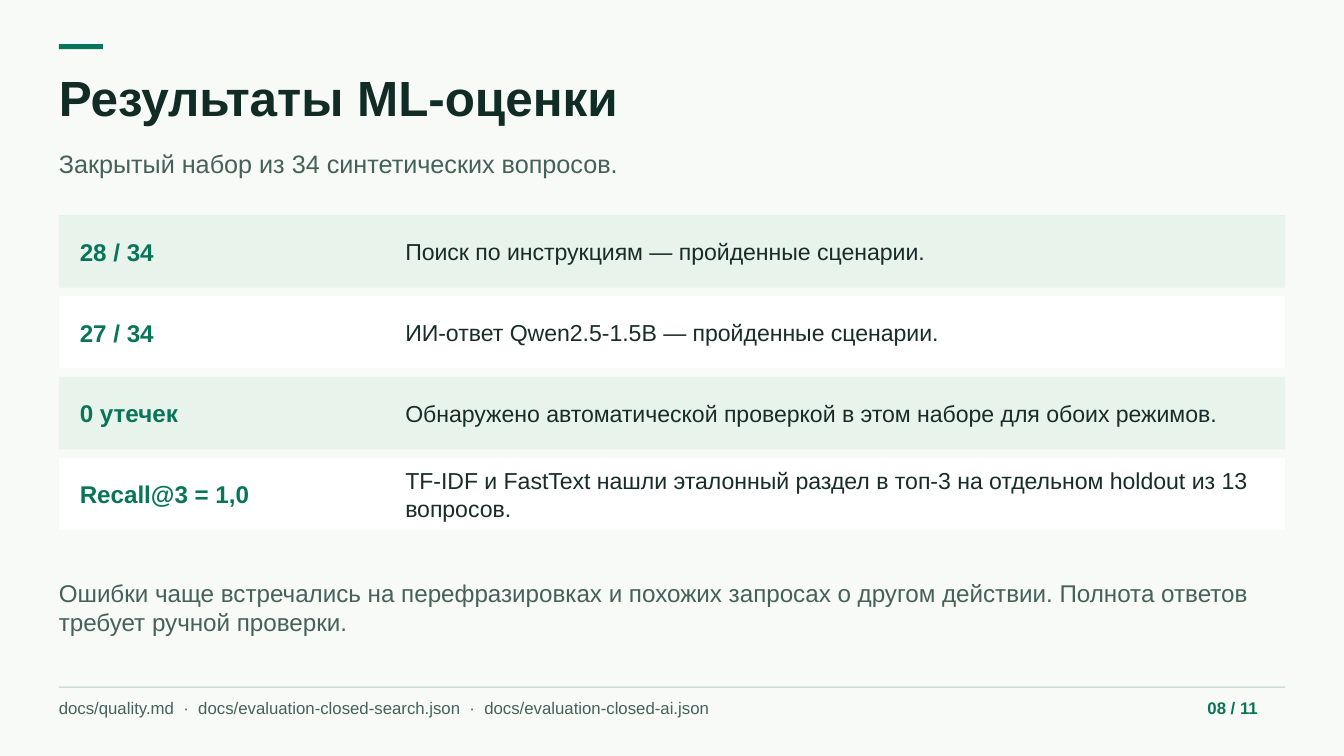
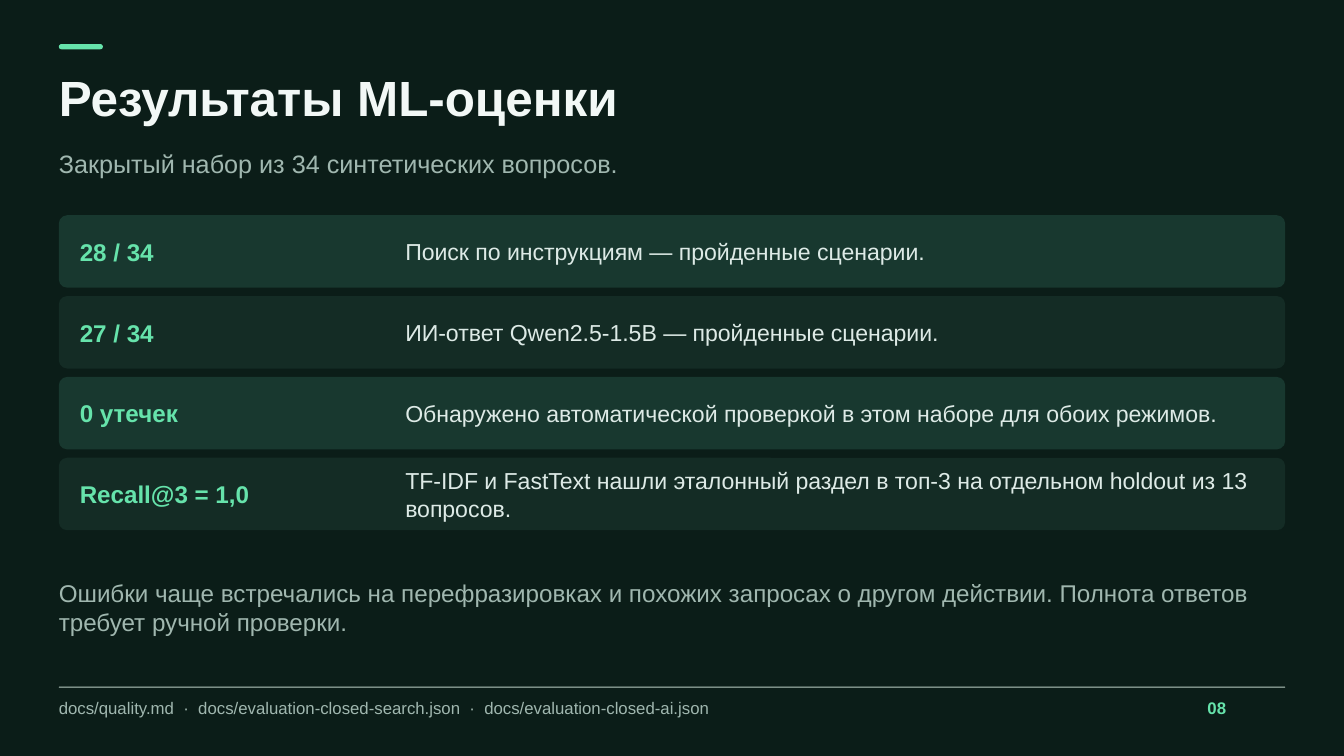
Before and after one commit to Flameek/sber-assistent, a slide deck: slide 8 of docs/Sber-Assistant.pptx. Drawn at 1344x756 pixels with LibreOffice and Linux fonts; fonts in the diff are those of the drawing. Boxes give left, top, right and bottom in pixels: in the first picture for what was removed or moved away, otherwise in the second. Text is boxed around its words. In the diff, an @@ line names an element or a change of style, - is before the commit and + after.

```diff
--- a/docs/Sber-Assistant.pptx
+++ b/docs/Sber-Assistant.pptx
@@ background #F7FAF7 to #0B1D18 @@
@@ rounded rectangle at bbox=[58, 44, 103, 49]: rectangle to rounded rectangle; fill #08745A to #66E3AB @@
@@ text "Результаты ML-оценки" at bbox=[59, 82, 617, 126]: text colour #112B25 to #F2F8F6 @@
@@ rounded rectangle at bbox=[58, 216, 1286, 288]: rectangle to rounded rectangle; fill #E8F3EB to #18382F @@
@@ rounded rectangle at bbox=[58, 296, 1286, 369]: rectangle to rounded rectangle; fill #FFFFFF to #142C25 @@
@@ rounded rectangle at bbox=[58, 377, 1286, 450]: rectangle to rounded rectangle; fill #E8F3EB to #18382F @@
@@ rounded rectangle at bbox=[58, 458, 1286, 530]: rectangle to rounded rectangle; fill #FFFFFF to #142C25 @@
@@ text colour #08745A to #66E3AB in 4 elements at bbox=[80, 244, 154, 262], bbox=[80, 325, 154, 343], bbox=[80, 405, 178, 427], bbox=[80, 485, 249, 507] @@
@@ text colour #182D28 to #DDEAE6 in 4 elements at bbox=[405, 243, 925, 265], bbox=[405, 324, 939, 346], bbox=[405, 405, 1217, 427], bbox=[405, 472, 1248, 522] @@
@@ text colour #45615A to #A0B7AF in 3 elements at bbox=[59, 154, 618, 178], bbox=[59, 702, 709, 718], bbox=[59, 584, 1247, 636] @@
@@ rounded rectangle at bbox=[58, 687, 1286, 688]: rectangle to rounded rectangle @@
@@ text at bbox=[1207, 702, 1226, 714]: text changed; text colour #08745A to #66E3AB @@
-08 / 11
+08
```
Also in this commit, not shown: 9 other slides changed, 4 slides added, 1 slide removed.
